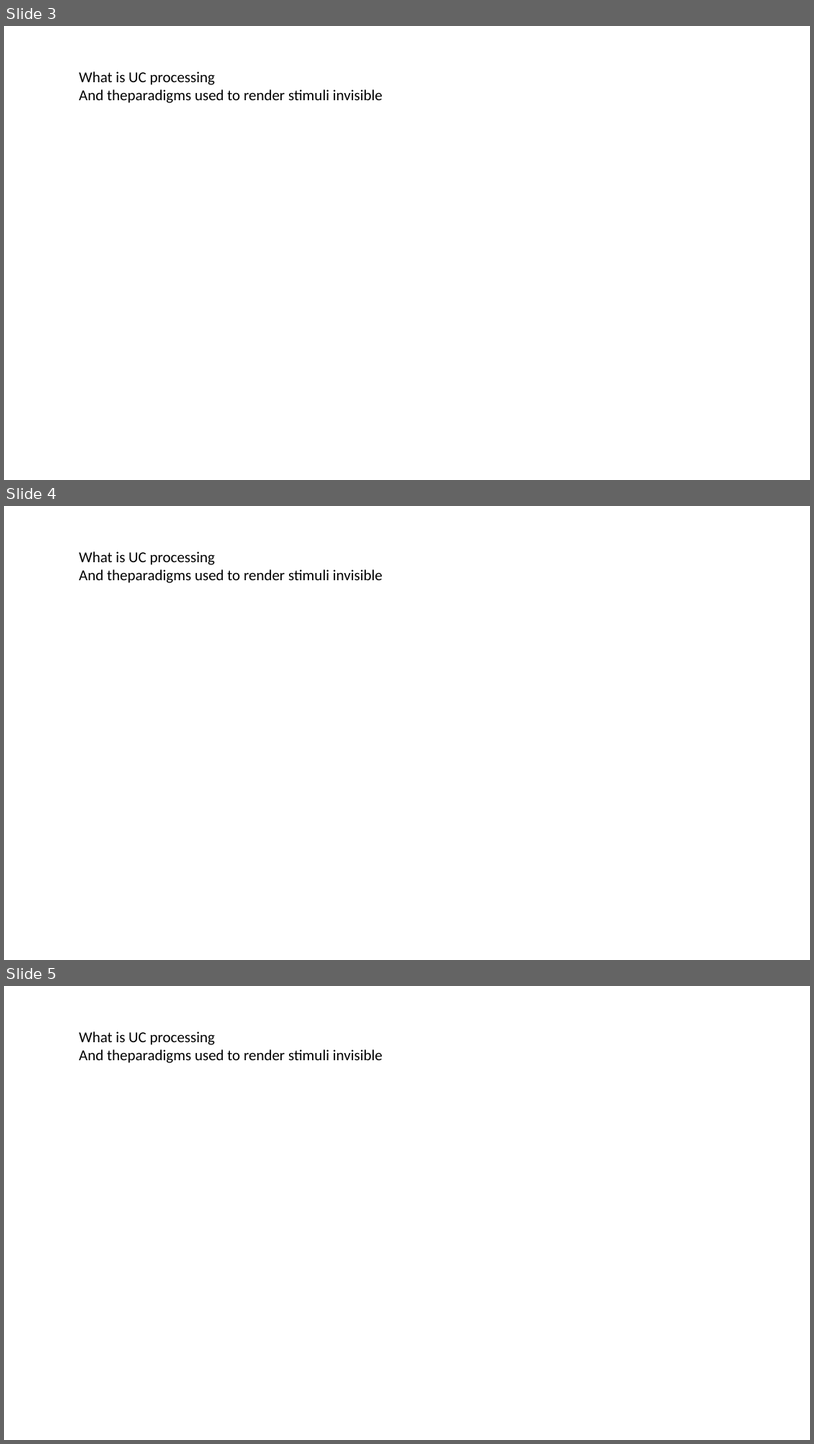
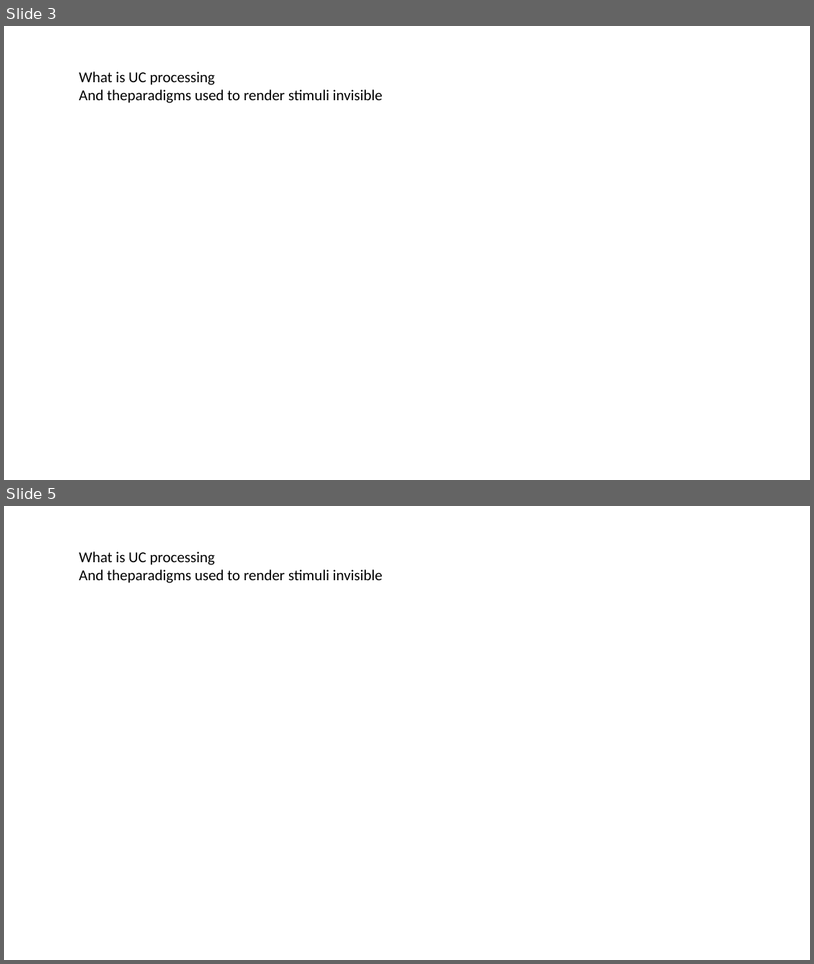
Before and after one commit to khenheller/subliminal_priming_w_motion_capture, a slide deck: presentation/2022_10_03_thesis_defense.pptx. Shown one above the other, each under a label of ours: slides 3, 4 and 5 before the commit, slides 3 and 5 after it; the slides between them are not shown. The pictures are 814x1444 and 814x964 pixels, drawn with LibreOffice and Linux fonts; fonts in the diff are those of the drawing. Boxes give left, top, right and bottom in pixels: in the first picture for what was removed or moved away, otherwise in the second. Text is boxed around its words. In the diff, an @@ line names an element or a change of style, - is before the commit and + after.

```diff
--- a/presentation/2022_10_03_thesis_defense.pptx
+++ b/presentation/2022_10_03_thesis_defense.pptx
@@ slide 4 removed at (x1=4, y1=506, x2=810, y2=960), background #FFFFFF @@
@@ text removed at (x1=79, y1=551, x2=383, y2=583) @@
-What is UC processing
-And theparadigms used to render stimuli invisible
```
Also in this commit, not shown: 1 slide added, 2 other files.
